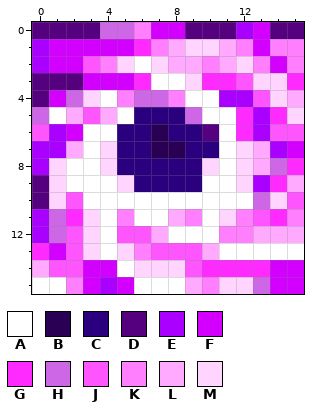
Pixel-art sprite, stored at img/spells/black_hole.png. The picture above is the old version.
The file is 16x16 pixels. Colours within 5 levels of each other are drawn and written as one.
Palette (. is transparent): A #ffffff  B #2a0055  C #2a007f  D #55007f  E #aa00ff  F #d400ff  G #ff2aff  H #cd67e6  J #ff55ff  K #ff7fff  L #ffaaff  M #ffd4ff
The same view after the edit:
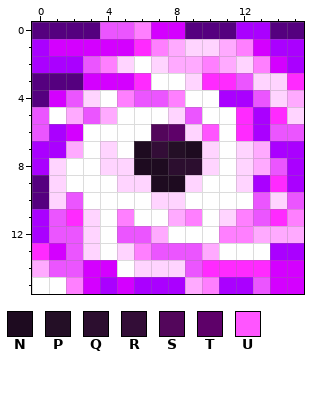
Colours new in this view: N #1e0b20  P #240f26  Q #2c0e2f  R #330d37  S #53065b  T #5e0169  U #ff55ff
Change:
Colour J changes from #ff55ff to #eb55ff.
The author changed colour C to colour A in row 5 at x 6 to 7; in row 6 at x 5 to 6; in row 7 at x 5.
The author changed colour A to colour E in row 13 at x 14 to 15; in row 15 at x 6 to 8.
The author changed colour F to colour E in row 0 at x 13; in row 2 at x 1 to 2; in row 7 at x 15.
The author changed colour G to colour E in row 8 at x 15.
The author changed colour K to colour E in row 1 at x 14 to 15; in row 2 at x 15.
The author changed colour L to colour E in row 9 at x 15.
The author changed colour M to colour E in row 15 at x 11 to 12.
The author changed colour H to colour J in row 0 at x 4 to 5; in row 4 at x 2 and 6 to 7; in row 5 at x 0 and 9; in row 8 at x 14; in row 10 at x 13; in rows 11 to 12 at x 1.
The author changed colour H to colour J in row 15 at x 13.
The author changed colour A to colour M in row 10 at x 7 to 8.
The author changed colour C to colour M in row 5 at x 8; in row 6 at x 9; in row 7 at x 10; in row 8 at x 5; in row 9 at x 6 and 9.
The author changed colour C to colour N in row 7 at x 6 and 9; in row 8 at x 6 to 7; in row 9 at x 7 to 8.
The author changed colour B to colour P in row 7 at x 8.
The author changed colour C to colour Q in row 8 at x 8 to 9.
The author changed colour B to colour R in row 7 at x 7.
The author changed colour B to colour S in row 6 at x 7.
The author changed colour C to colour T in row 6 at x 8.
The author changed colour D to colour U in row 6 at x 10.
Pixel boxes of the changes (left, top, right, bottom) in both pictures:
changed: (32, 22, 304, 294)
